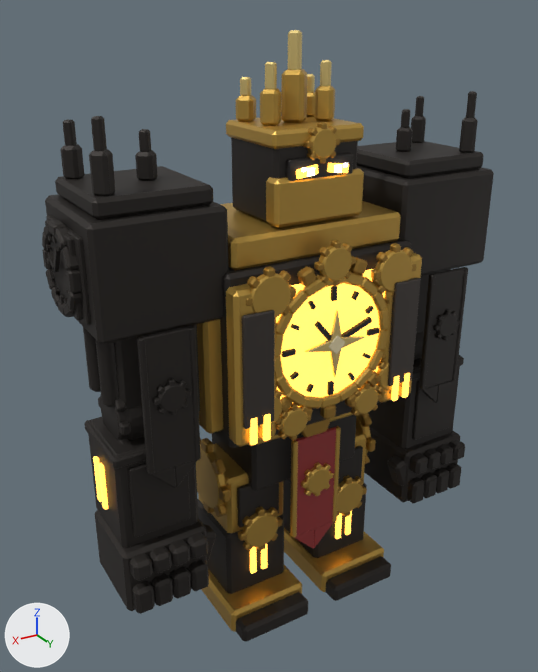
Before and after pictures for a commit that changed the glTF model KickAnEgg_PremiumPets/ClockworkTitan/ClockworkTitan.glb.
Before and after are seen from a camera (50 mm lens) standing at (6.08, 9.59, 9.66) and looking at (0.21, -0.19, 4.77). The axes (+X, +Y, +Z) are drawn at lower left. The lights are the same throughout. The picture after the commit comes second.

The first picture shows 'ClockworkTitan_ArmL_Solid', 'ClockworkTitan_ArmR_Solid', 'ClockworkTitan_Body_Glow', 'ClockworkTitan_Body_Solid', 'ClockworkTitan_Gear1_Solid', 'ClockworkTitan_Gear2_Solid', 'ClockworkTitan_Gear3_Solid', 'ClockworkTitan_Gear4_Solid', 'ClockworkTitan_Gear5_Solid', 'ClockworkTitan_Gear6_Solid', 'ClockworkTitan_Gear7_Solid', 'ClockworkTitan_Head_Solid', 'ClockworkTitan_HeartHands_Solid', 'ClockworkTitan_LegL_Solid', 'ClockworkTitan_LegR_Solid' and 4 more.
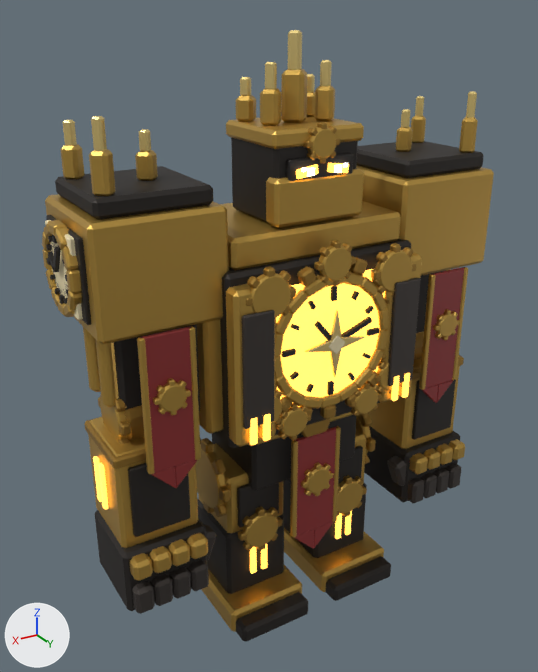
Changed parts and their boxes (x1, y1, x2, y2) in the pictures (538 x 672 px):
'ClockworkTitan_ArmR_Solid', surface changed (black to brown)
    both: (42, 116, 229, 613)
'ClockworkTitan_Body_Solid', surface changed, recoloured
    both: (174, 201, 422, 445)
'ClockworkTitan_ArmL_Solid', surface changed (black to brown)
    both: (356, 91, 494, 501)

What changed in the scene script:
```text
Change mat_m_clockworktitan_solid:
    remove n5 = _N.new('ShaderNodeUVMap'); n5.name = 'UV Map'
    remove n5.uv_map = 'UVMap.001'
    remove n8 = _N.new('ShaderNodeUVMap'); n8.name = 'UV Map.001'
    remove n8.uv_map = 'UVMap.001'
    where n4 = _N.new('ShaderNodeTexImage'); n4.name = 'Image Texture'
    remove _L.new(n5.outputs[0], n4.inputs[0])  # 'UV' to 'Vector'
    where n7 = _N.new('ShaderNodeTexImage'); n7.name = 'Image Texture.001'
    remove _L.new(n8.outputs[0], n7.inputs[0])  # 'UV' to 'Vector'
Change me_clockworktitan_body_solid_007:
    where me_clockworktitan_body_solid_007.from_pydata(...)  # 1996 vertices, 3656 faces; spans x -1.97..1.97, y -1.53..1.43, z 1.11..6.89
    remove me_clockworktitan_body_solid_007.materials.append(mat_m_clockworktitan_solid_001)
    add me_clockworktitan_body_solid_007.materials.append(mat_m_clockworktitan_solid)
Change me_clockworktitan_gear6_solid_007:
    where me_clockworktitan_gear6_solid_007.from_pydata(...)  # 192 vertices, 364 faces; spans x -0.985..-0.38, y 1.221..1.375, z 3.713..4.318
    remove me_clockworktitan_gear6_solid_007.materials.append(mat_m_clockworktitan_solid_001)
    add me_clockworktitan_gear6_solid_007.materials.append(mat_m_clockworktitan_solid)
Change me_clockworktitan_head_solid_007:
    where me_clockworktitan_head_solid_007.from_pydata(...)  # 528 vertices, 980 faces; spans x -0.77..0.77, y -0.54..0.96, z 6.9..9.47
    remove me_clockworktitan_head_solid_007.materials.append(mat_m_clockworktitan_solid_001)
    add me_clockworktitan_head_solid_007.materials.append(mat_m_clockworktitan_solid)
Change me_clockworktitan_legr_solid_007:
    where me_clockworktitan_legr_solid_007.from_pydata(...)  # 504 vertices, 948 faces; spans x 0.21..1.64, y -0.75..1.3, z 0.0..3.22
    remove me_clockworktitan_legr_solid_007.materials.append(mat_m_clockworktitan_solid_001)
    add me_clockworktitan_legr_solid_007.materials.append(mat_m_clockworktitan_solid)
```
